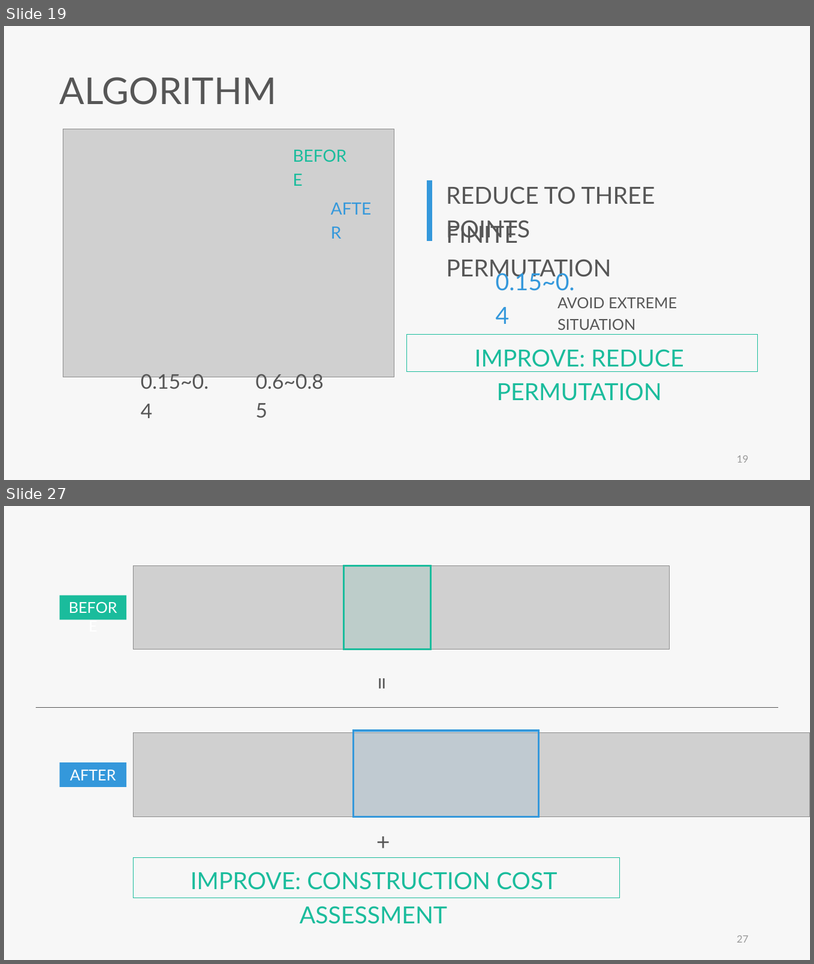
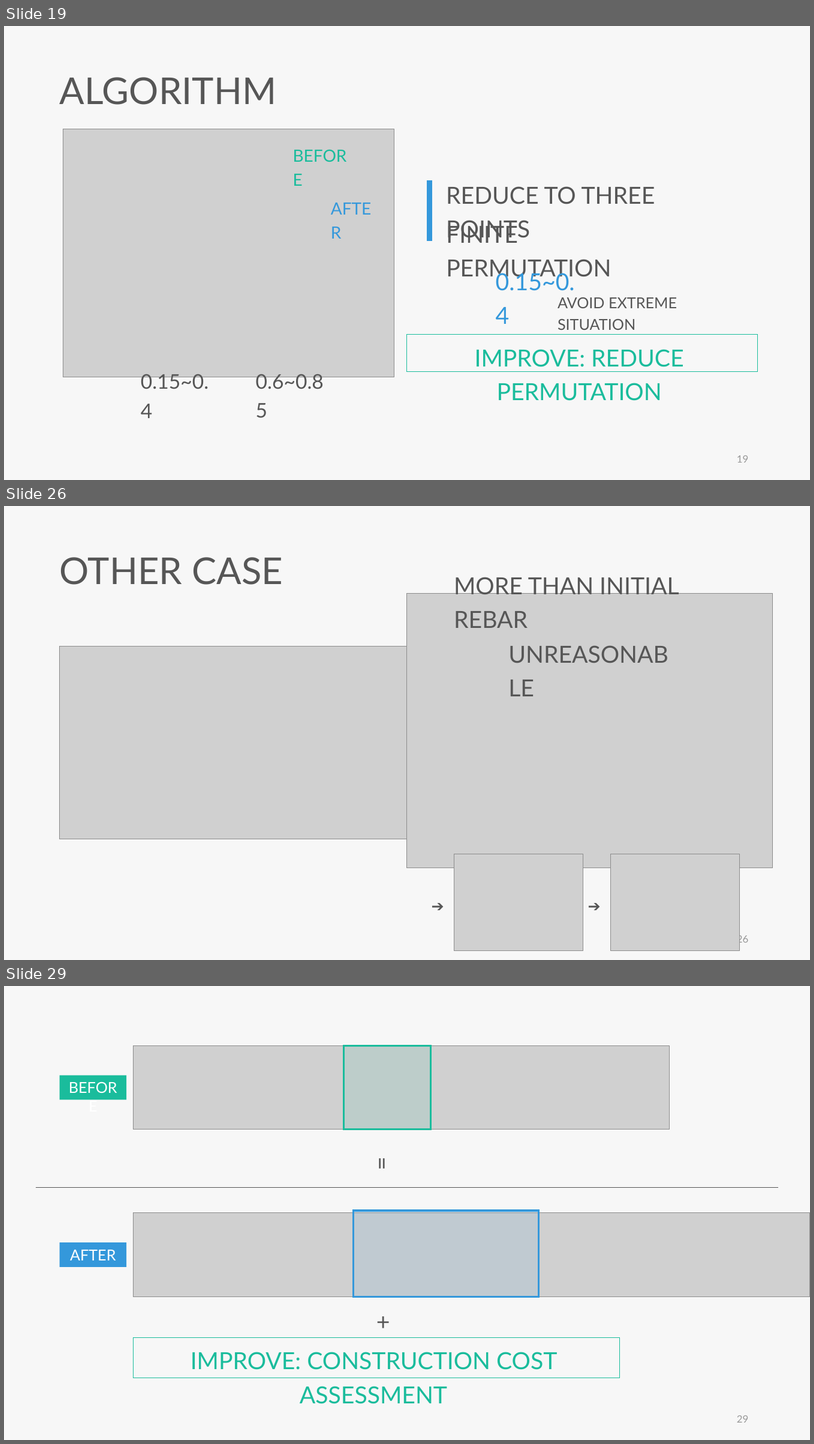
Before and after one commit to skyran1278/VbaProject, a slide deck: 20180126_SmartSplice/20180920_Meeting/20180920 Meeting.pptx. Shown one above the other, each under a label of ours: slides 19 and 27 before the commit, slides 19, 26 and 29 after it; the slides between them are not shown. The pictures are 814x964 and 814x1444 pixels, drawn with LibreOffice and Linux fonts; fonts in the diff are those of the drawing; grey boxes stand for pictures. Boxes give left, top, right and bottom in pixels: in the first picture for what was removed or moved away, otherwise in the second. Text is boxed around its words. In the diff, an @@ line names an element or a change of style, - is before the commit and + after.

```diff
--- a/20180126_SmartSplice/20180920_Meeting/20180920 Meeting.pptx
+++ b/20180126_SmartSplice/20180920_Meeting/20180920 Meeting.pptx
@@ slide 26 added at (4, 506, 810, 960), background #F7F7F7 @@
@@ text added at (60, 557, 283, 585), 44 pt, text #565656 @@
+OTHER CASE
@@ text added at (454, 577, 679, 628), 28 pt, text #565656 @@
+MORE THAN INITIAL REBAR
@@ picture added at (408, 593, 773, 867) @@
@@ text added at (509, 631, 685, 667), 28 pt, text #565656 @@
+UNREASONABLE
@@ picture added at (60, 646, 408, 839) @@
@@ picture added at (454, 854, 584, 951) @@
@@ picture added at (611, 854, 740, 951) @@
@@ text added at (432, 889, 454, 916), 18 pt, text #565656 @@
+➔
@@ text added at (588, 889, 611, 916), 18 pt, text #565656 @@
+➔
@@ page number added at (737, 934, 749, 945), 12 pt, text #9A9A9A @@
+26
@@ what was slide 27 is now slide 29 @@
@@ page number at (737, 1415, 749, 1422): text changed @@
-27
+29
```
Also in this commit, not shown: 9 slides changed, 3 other slides added, 1 slide removed, 6 other files.
